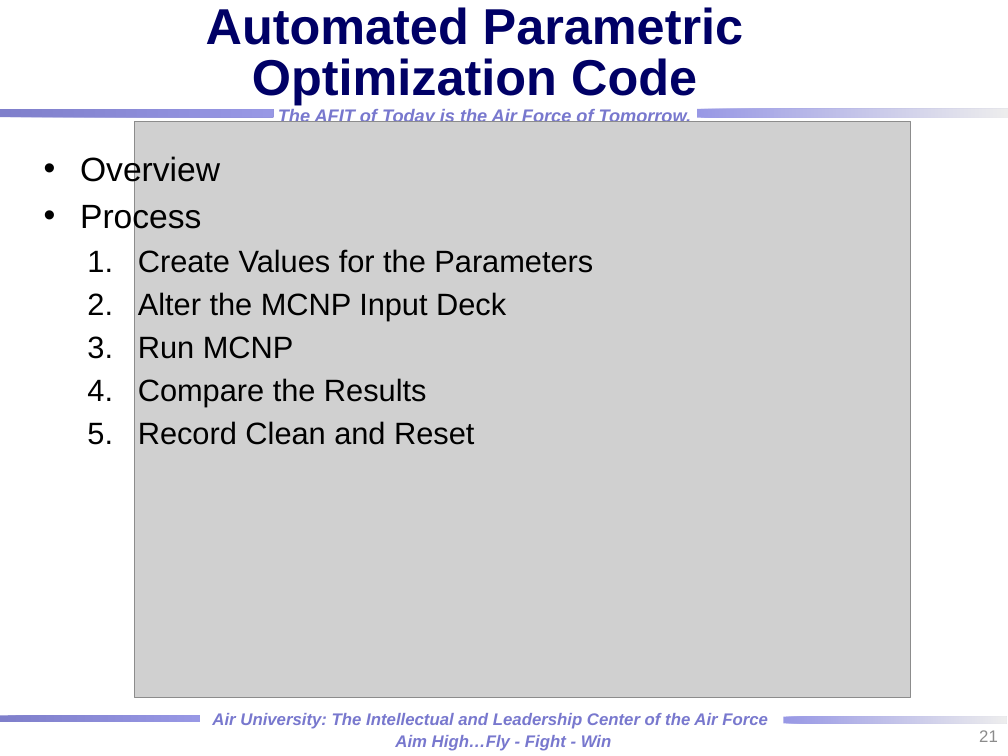
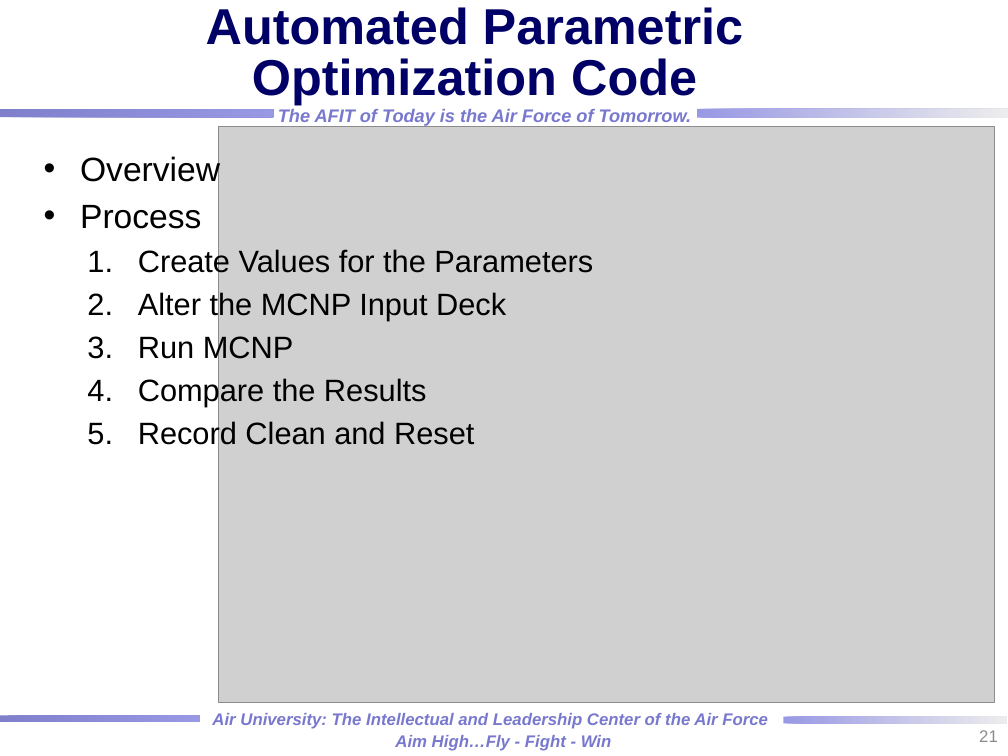
Before and after one commit to rtorzilli/GeDetector-Project, a slide deck: slide 21 of Report/HPGe_Automation Optimization_MCNP_Model.pptx. Drawn at 1008x756 pixels with LibreOffice and Linux fonts; fonts in the diff are those of the drawing; grey boxes stand for pictures; background and template pictures are left out. Boxes give left, top, right and bottom in pixels: in the first picture for what was removed or moved away, otherwise in the second. Text is boxed around its words. In the diff, an @@ line names an element or a change of style, - is before the commit and + after.

```diff
--- a/Report/HPGe_Automation Optimization_MCNP_Model.pptx
+++ b/Report/HPGe_Automation Optimization_MCNP_Model.pptx
@@ text "Overview" rewrapped from <box>80,154,593,445</box> to <box>80,154,593,450</box> @@
@@ picture: place and size @@
-picture at <box>134,121,910,697</box>
+picture at <box>219,126,995,702</box>
```
Also in this commit, not shown: 6 other slides changed, 2 slides added, 1 other file.
